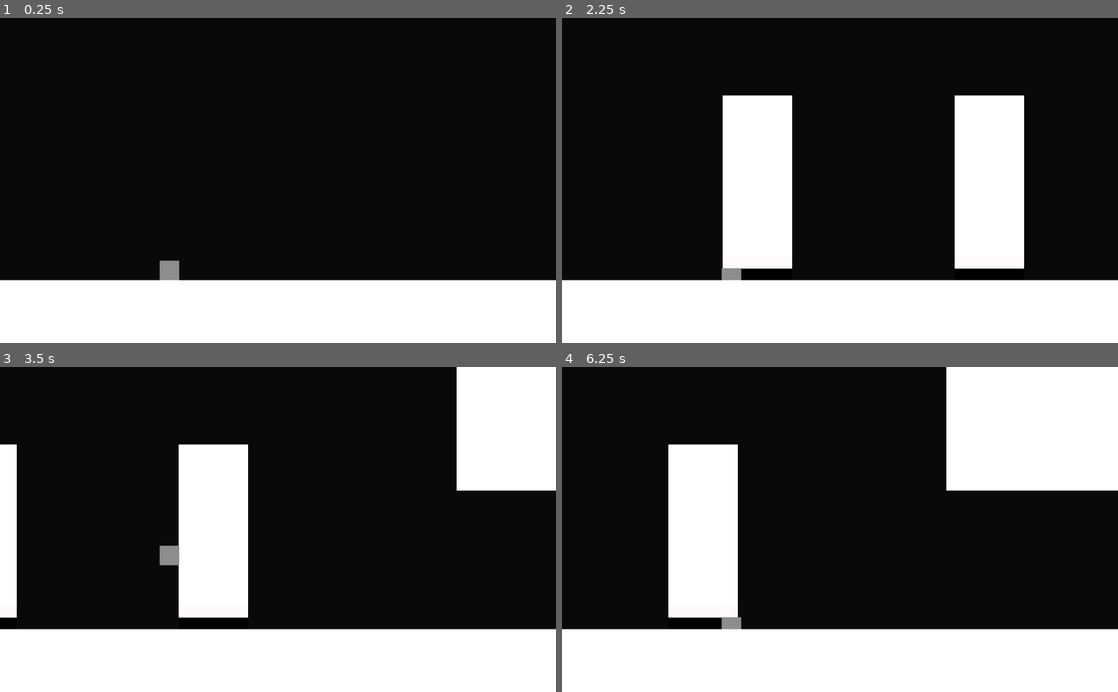
Above: before the commit, frames 1-4 (two rows, left to right).
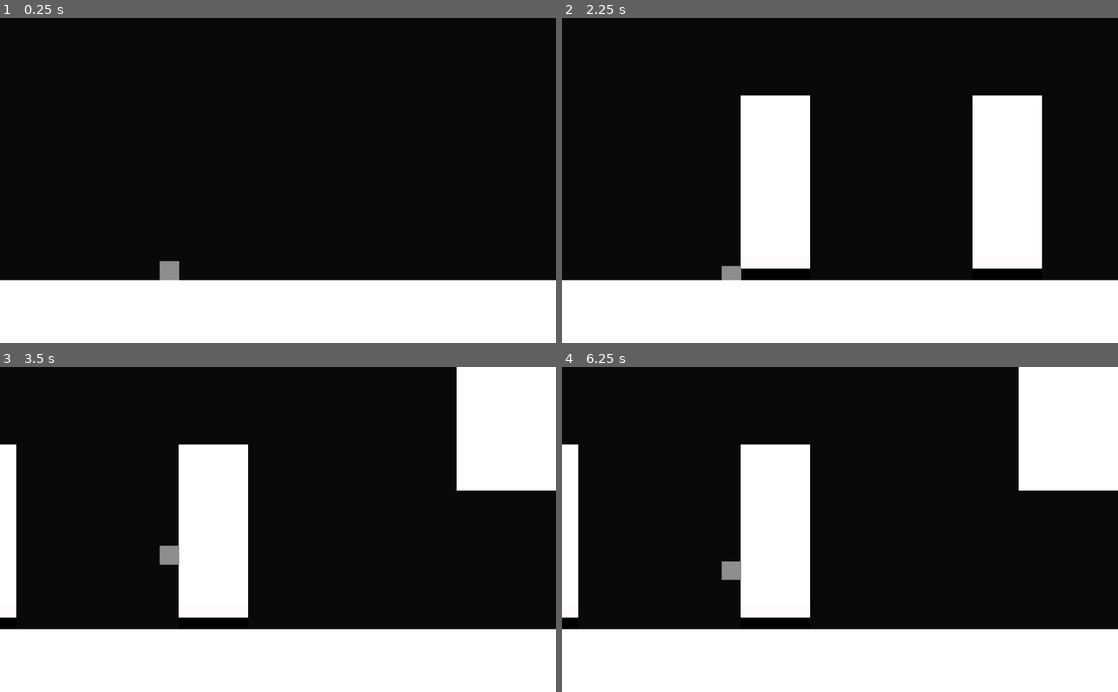
Above: after the commit, the same moments.

Repository: oleksadobush/Up_is_Down
Game: Godot game, scene res://src/Main.tscn
Same seed, same stepped clock (60 frames per second), same inputs: the game is played once before the commit and once after it.
Inputs:
- Up to frame 1 (0.25 s): no input
- Up to frame 2 (2.25 s): hold Right (RIGHT) 0.53-2.03 s; tap Up (UP) at 0.77, 1.52 s; tap Enter at 2 s; hold Down (DOWN) from 2.03 s (still down)
- Up to frame 3 (3.5 s): release Down (DOWN) at 2.78 s; hold Right (RIGHT) from 2.78 s (still down); tap Up (UP) at 3.02 s
- Up to frame 4 (6.25 s): tap Up (UP) at 3.77, 4.52, 6.02 s; tap Space at 4.25 s; release Right (RIGHT) at 4.28 s; hold Right (RIGHT) 5.03-5.78 s; tap Enter at 5.75 s; hold Down (DOWN) from 5.78 s (still down)

The runs differ from the first frame. In frame 1, less than 0.1% of the frame differs, in the area x 28-33%, y 74-75%; in frame 2, 6.9%; in frame 3, 0.1%; in frame 4, 20%, in the area x 0-83%, y 0-81%.

Commit message:
fix sliding

Diff:
--- a/src/Actors/Player.gd
+++ b/src/Actors/Player.gd
@@ -31,7 +31,7 @@
 	if not _jumped and Input.is_action_pressed("RIGHT"):
 		_velocity.x += SPEED_UP
 
-	if not _sliding and not _jumped and Input.is_action_pressed("DOWN"):
+	if not _sliding and not _jumped and Input.is_action_just_pressed("DOWN"):
 		AnimPlayer.play("start_slide")
 		_sliding = true
 	if _sliding and not CeillingRay.is_colliding() and \
--- a/src/Actors/Player.tscn
+++ b/src/Actors/Player.tscn
@@ -2,6 +2,9 @@
 
 [ext_resource path="res://src/Actors/Player.gd" type="Script" id=1]
 [ext_resource path="res://art/Player/GrayTile.png" type="Texture" id=2]
+
+[sub_resource type="RectangleShape2D" id=6]
+extents = Vector2( 25.5, 25.5 )
 
 [sub_resource type="Animation" id=1]
 length = 0.001
@@ -17,45 +20,186 @@
 "update": 0,
 "values": [ Vector2( 1, 1 ) ]
 }
-
-[sub_resource type="Animation" id=3]
+tracks/1/type = "value"
+tracks/1/path = NodePath("CollisionShape2D:shape")
+tracks/1/interp = 1
+tracks/1/loop_wrap = true
+tracks/1/imported = false
+tracks/1/enabled = true
+tracks/1/keys = {
+"times": PoolRealArray( 0 ),
+"transitions": PoolRealArray( 1 ),
+"update": 0,
+"values": [ SubResource( 6 ) ]
+}
+tracks/2/type = "value"
+tracks/2/path = NodePath("CollisionShape2D:position")
+tracks/2/interp = 1
+tracks/2/loop_wrap = true
+tracks/2/imported = false
+tracks/2/enabled = true
+tracks/2/keys = {
+"times": PoolRealArray( 0 ),
+"transitions": PoolRealArray( 1 ),
+"update": 0,
+"values": [ Vector2( 0, 0.5 ) ]
+}
+tracks/3/type = "value"
+tracks/3/path = NodePath("CollisionShape2D:shape:extents")
+tracks/3/interp = 1
+tracks/3/loop_wrap = true
+tracks/3/imported = false
+tracks/3/enabled = true
+tracks/3/keys = {
+"times": PoolRealArray( 0 ),
+"transitions": PoolRealArray( 1 ),
+"update": 0,
+"values": [ Vector2( 25.5, 25.5 ) ]
+}
+tracks/4/type = "value"
+tracks/4/path = NodePath("Icon:texture")
+tracks/4/interp = 1
+tracks/4/loop_wrap = true
+tracks/4/imported = false
+tracks/4/enabled = true
+tracks/4/keys = {
+"times": PoolRealArray( 0 ),
+"transitions": PoolRealArray( 1 ),
+"update": 0,
+"values": [ ExtResource( 2 ) ]
+}
+tracks/5/type = "value"
+tracks/5/path = NodePath("Icon:position")
+tracks/5/interp = 1
+tracks/5/loop_wrap = true
+tracks/5/imported = false
+tracks/5/enabled = true
+tracks/5/keys = {
+"times": PoolRealArray( 0 ),
+"transitions": PoolRealArray( 1 ),
+"update": 0,
+"values": [ Vector2( 0, -0.5 ) ]
+}
+tracks/6/type = "value"
+tracks/6/path = NodePath("Icon:scale")
+tracks/6/interp = 1
+tracks/6/loop_wrap = true
+tracks/6/imported = false
+tracks/6/enabled = true
+tracks/6/keys = {
+"times": PoolRealArray( 0 ),
+"transitions": PoolRealArray( 1 ),
+"update": 0,
+"values": [ Vector2( 0.84375, 0.828125 ) ]
+}
+
+[sub_resource type="Animation" id=7]
 resource_name = "finish_slide"
-length = 0.5
+length = 0.3
 tracks/0/type = "value"
-tracks/0/path = NodePath(".:scale")
+tracks/0/path = NodePath("CollisionShape2D:position")
 tracks/0/interp = 1
 tracks/0/loop_wrap = true
 tracks/0/imported = false
 tracks/0/enabled = true
 tracks/0/keys = {
-"times": PoolRealArray( 0, 0.5 ),
-"transitions": PoolRealArray( 0.353553, 0.267943 ),
-"update": 0,
-"values": [ Vector2( 1, 0.6 ), Vector2( 1, 1 ) ]
+"times": PoolRealArray( 0, 0.3 ),
+"transitions": PoolRealArray( 0.5, 1 ),
+"update": 0,
+"values": [ Vector2( 0, 10.5 ), Vector2( 0, 0.5 ) ]
+}
+tracks/1/type = "value"
+tracks/1/path = NodePath("CollisionShape2D:shape:extents")
+tracks/1/interp = 1
+tracks/1/loop_wrap = true
+tracks/1/imported = false
+tracks/1/enabled = true
+tracks/1/keys = {
+"times": PoolRealArray( 0, 0.3 ),
+"transitions": PoolRealArray( 0.5, 1 ),
+"update": 0,
+"values": [ Vector2( 25.5, 15.5 ), Vector2( 25.5, 25.5 ) ]
+}
+tracks/2/type = "value"
+tracks/2/path = NodePath("Icon:position")
+tracks/2/interp = 1
+tracks/2/loop_wrap = true
+tracks/2/imported = false
+tracks/2/enabled = true
+tracks/2/keys = {
+"times": PoolRealArray( 0, 0.3 ),
+"transitions": PoolRealArray( 0.5, 1 ),
+"update": 0,
+"values": [ Vector2( 0, 10.5 ), Vector2( 0, -0.5 ) ]
+}
+tracks/3/type = "value"
+tracks/3/path = NodePath("Icon:scale")
+tracks/3/interp = 1
+tracks/3/loop_wrap = true
+tracks/3/imported = false
+tracks/3/enabled = true
+tracks/3/keys = {
+"times": PoolRealArray( 0, 0.3 ),
+"transitions": PoolRealArray( 0.5, 1 ),
+"update": 0,
+"values": [ Vector2( 0.84375, 0.484375 ), Vector2( 0.84375, 0.828125 ) ]
 }
 
 [sub_resource type="Animation" id=2]
 resource_name = "start_slide"
-length = 0.5
+length = 0.3
 tracks/0/type = "value"
-tracks/0/path = NodePath(".:scale")
+tracks/0/path = NodePath("CollisionShape2D:position")
 tracks/0/interp = 1
 tracks/0/loop_wrap = true
 tracks/0/imported = false
 tracks/0/enabled = true
 tracks/0/keys = {
-"times": PoolRealArray( 0, 0.5 ),
-"transitions": PoolRealArray( 0.0669857, 0.353553 ),
-"update": 0,
-"values": [ Vector2( 1, 1 ), Vector2( 1, 0.6 ) ]
+"times": PoolRealArray( 0, 0.3 ),
+"transitions": PoolRealArray( 1, 0.5 ),
+"update": 0,
+"values": [ Vector2( 0, 0.5 ), Vector2( 0, 10.5 ) ]
+}
+tracks/1/type = "value"
+tracks/1/path = NodePath("CollisionShape2D:shape:extents")
+tracks/1/interp = 1
+tracks/1/loop_wrap = true
+tracks/1/imported = false
+tracks/1/enabled = true
+tracks/1/keys = {
+"times": PoolRealArray( 0, 0.3 ),
+"transitions": PoolRealArray( 1, 0.5 ),
+"update": 0,
+"values": [ Vector2( 25.5, 25.5 ), Vector2( 25.5, 15.5 ) ]
+}
+tracks/2/type = "value"
+tracks/2/path = NodePath("Icon:position")
+tracks/2/interp = 1
+tracks/2/loop_wrap = true
+tracks/2/imported = false
+tracks/2/enabled = true
+tracks/2/keys = {
+"times": PoolRealArray( 0, 0.3 ),
+"transitions": PoolRealArray( 1, 0.5 ),
+"update": 0,
+"values": [ Vector2( 0, -0.5 ), Vector2( 0, 10.5 ) ]
+}
+tracks/3/type = "value"
+tracks/3/path = NodePath("Icon:scale")
+tracks/3/interp = 1
+tracks/3/loop_wrap = true
+tracks/3/imported = false
+tracks/3/enabled = true
+tracks/3/keys = {
+"times": PoolRealArray( 0, 0.3 ),
+"transitions": PoolRealArray( 1, 0.5 ),
+"update": 0,
+"values": [ Vector2( 0.84375, 0.828125 ), Vector2( 0.84375, 0.484375 ) ]
 }
 
 [sub_resource type="AnimationNodeStateMachine" id=4]
 
 [sub_resource type="AnimationNodeStateMachinePlayback" id=5]
-
-[sub_resource type="RectangleShape2D" id=6]
-extents = Vector2( 25.5, 25 )
 
 [node name="Player" type="KinematicBody2D"]
 z_index = 10
@@ -63,17 +207,18 @@
 script = ExtResource( 1 )
 
 [node name="Icon" type="Sprite" parent="."]
-position = Vector2( 0, -1 )
-scale = Vector2( 0.84375, 0.84375 )
+position = Vector2( 0, -0.5 )
+scale = Vector2( 0.84375, 0.828125 )
 texture = ExtResource( 2 )
 
 [node name="Camera2D" type="Camera2D" parent="."]
+visible = false
 current = true
 zoom = Vector2( 1.2, 1.2 )
 
 [node name="AnimationPlayer" type="AnimationPlayer" parent="."]
 anims/RESET = SubResource( 1 )
-anims/finish_slide = SubResource( 3 )
+anims/finish_slide = SubResource( 7 )
 anims/start_slide = SubResource( 2 )
 
 [node name="AnimationTree" type="AnimationTree" parent="."]
@@ -82,19 +227,21 @@
 parameters/playback = SubResource( 5 )
 
 [node name="CollisionShape2D" type="CollisionShape2D" parent="."]
-visible = false
-position = Vector2( 0.5, 1 )
+position = Vector2( 0, 0.5 )
 shape = SubResource( 6 )
 
 [node name="EdgeRayJump" type="RayCast2D" parent="."]
+scale = Vector2( 1.3, 1.3 )
 enabled = true
 cast_to = Vector2( 240, -120 )
 
 [node name="WallRay" type="RayCast2D" parent="."]
+visible = false
 enabled = true
 cast_to = Vector2( 27, 0 )
 
 [node name="CeillingRay" type="RayCast2D" parent="."]
+visible = false
 position = Vector2( -28, 26 )
 enabled = true
 cast_to = Vector2( 0, -54 )
